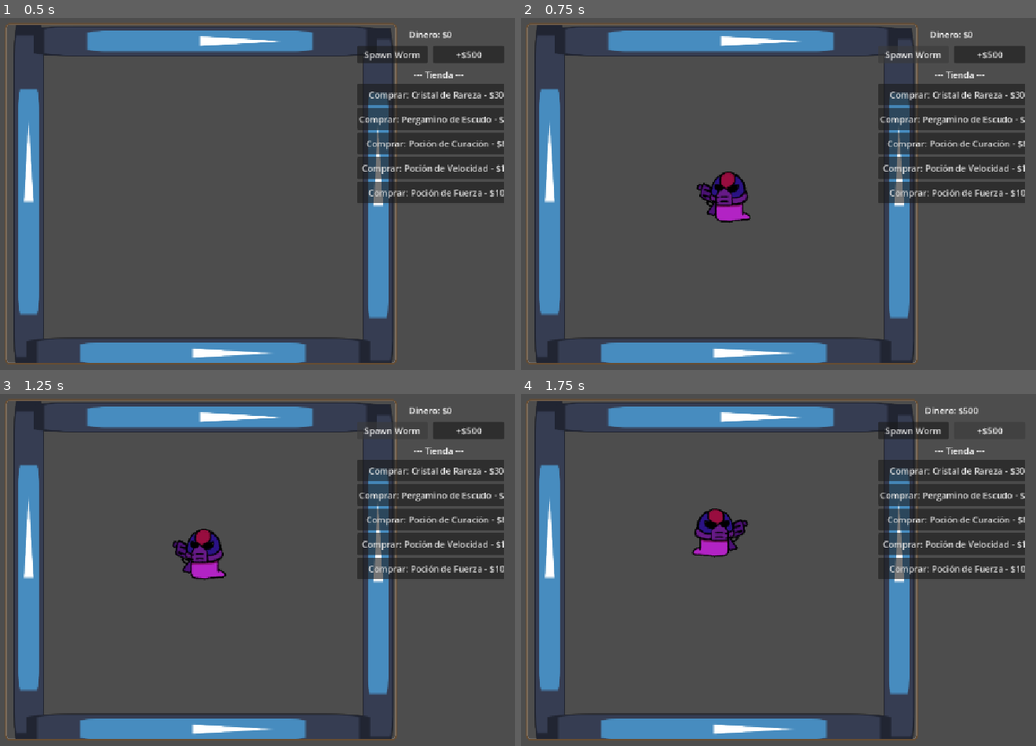
Above: before the commit, frames 1-4 (two rows, left to right).
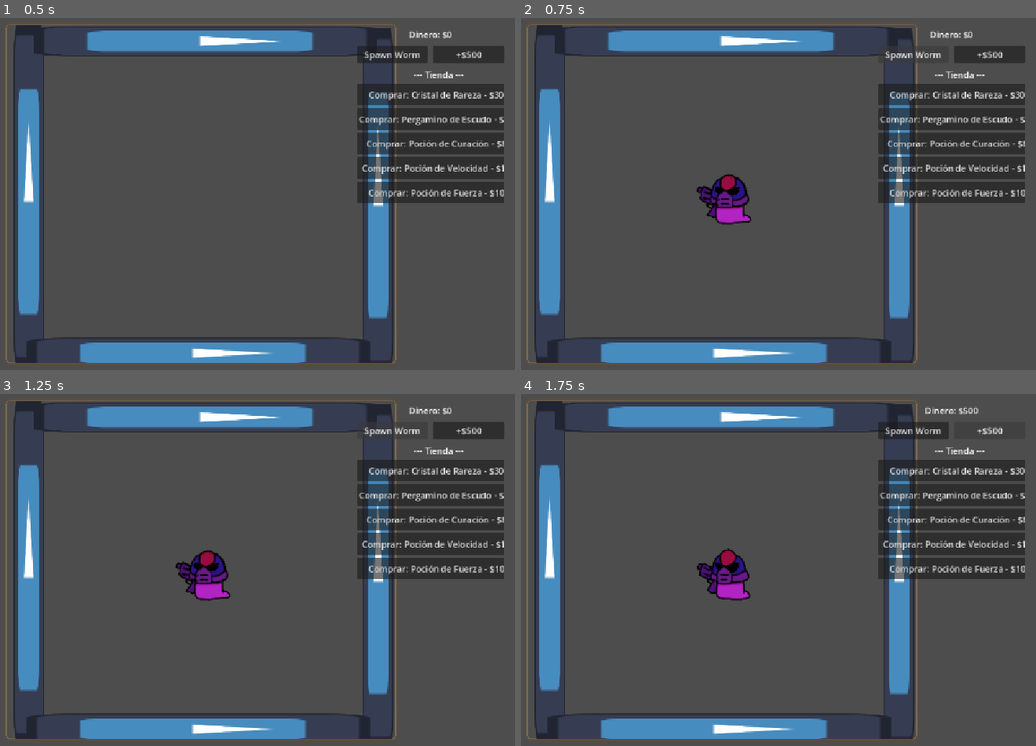
Above: after the commit, the same moments.

Repository: KingPandX/gusanos
Game: Godot game, scene res://main_screen/game_screen.tscn
Two runs of this game, one before a commit and one after it. Both use one fixed random seed, a clock stepped at 60 frames per second and the inputs below. The engine's default icon, where the game draws it, is replaced by a stand-in: a white triangle on a blue panel in a dark square.
Inputs:
- Up to frame 1 (0.5 s): no input
- Up to frame 2 (0.75 s): click "Spawn Worm" at 0.5 s
- Up to frame 3 (1.25 s): no input
- Up to frame 4 (1.75 s): click "+$500" at 1.25 s

Frame 1 is identical in both runs. In frame 2, 0.7% of the frame differs, in the area x 34-45%, y 43-59%; in frame 3, 1.5%; in frame 4, 2.0%, in the area x 33-45%, y 32-59%.
Error before the commit: Parse Error: Function "_start_all_combats()" not found in base self. (res://commons/combat/combat_zone.gd:35)

Commit message:
fix: remove stale _start_all_combats references

Diff:
--- a/commons/combat/combat_zone.gd
+++ b/commons/combat/combat_zone.gd
@@ -32,7 +32,6 @@
 			changed = true
 
 	if changed:
-		_start_all_combats()
 		_check_combat_end()
 
 func _on_body_entered(body: Node2D) -> void:
@@ -66,7 +65,6 @@
 	if combat_active:
 		return
 	combat_active = true
-	_start_all_combats()
 	combat_activated.emit()
 
 func deactivate_combat() -> void:
